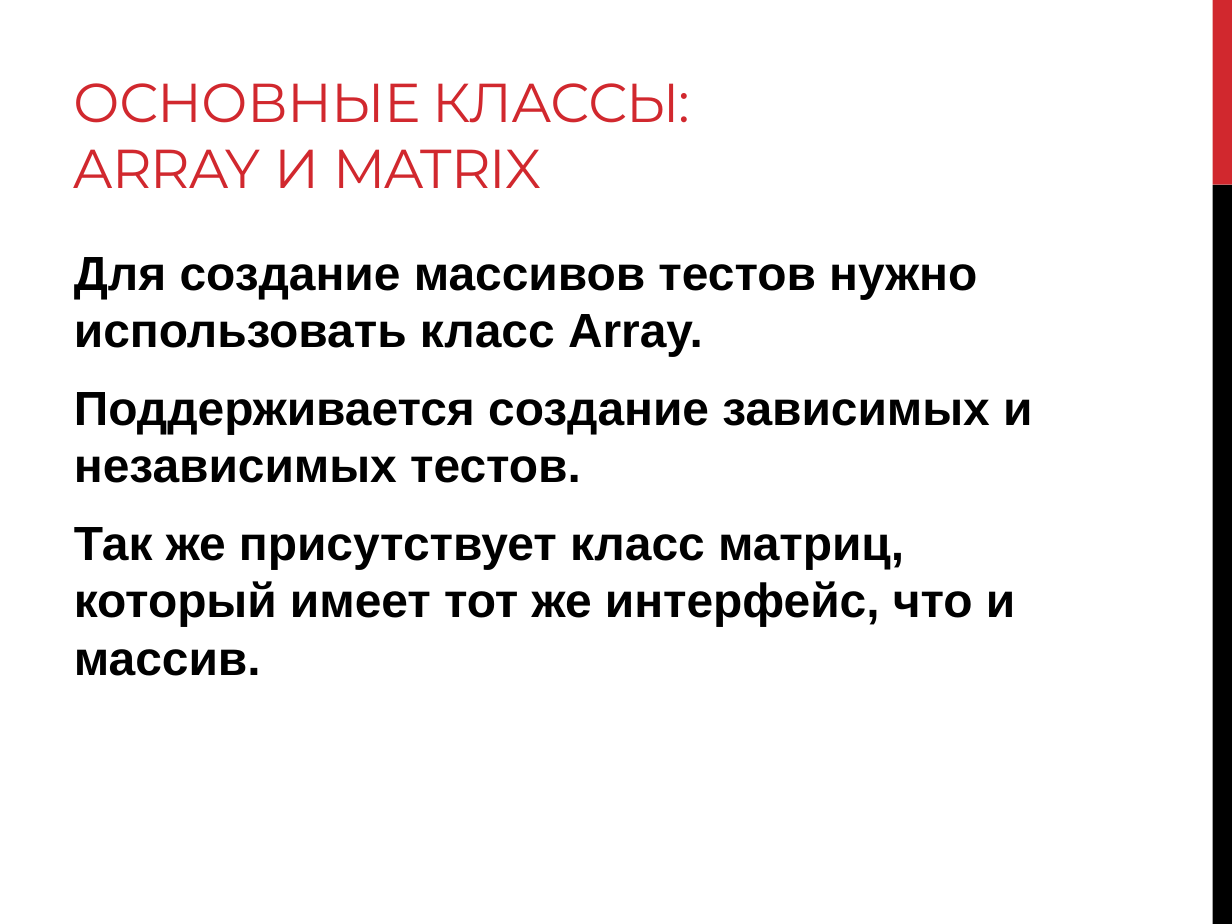
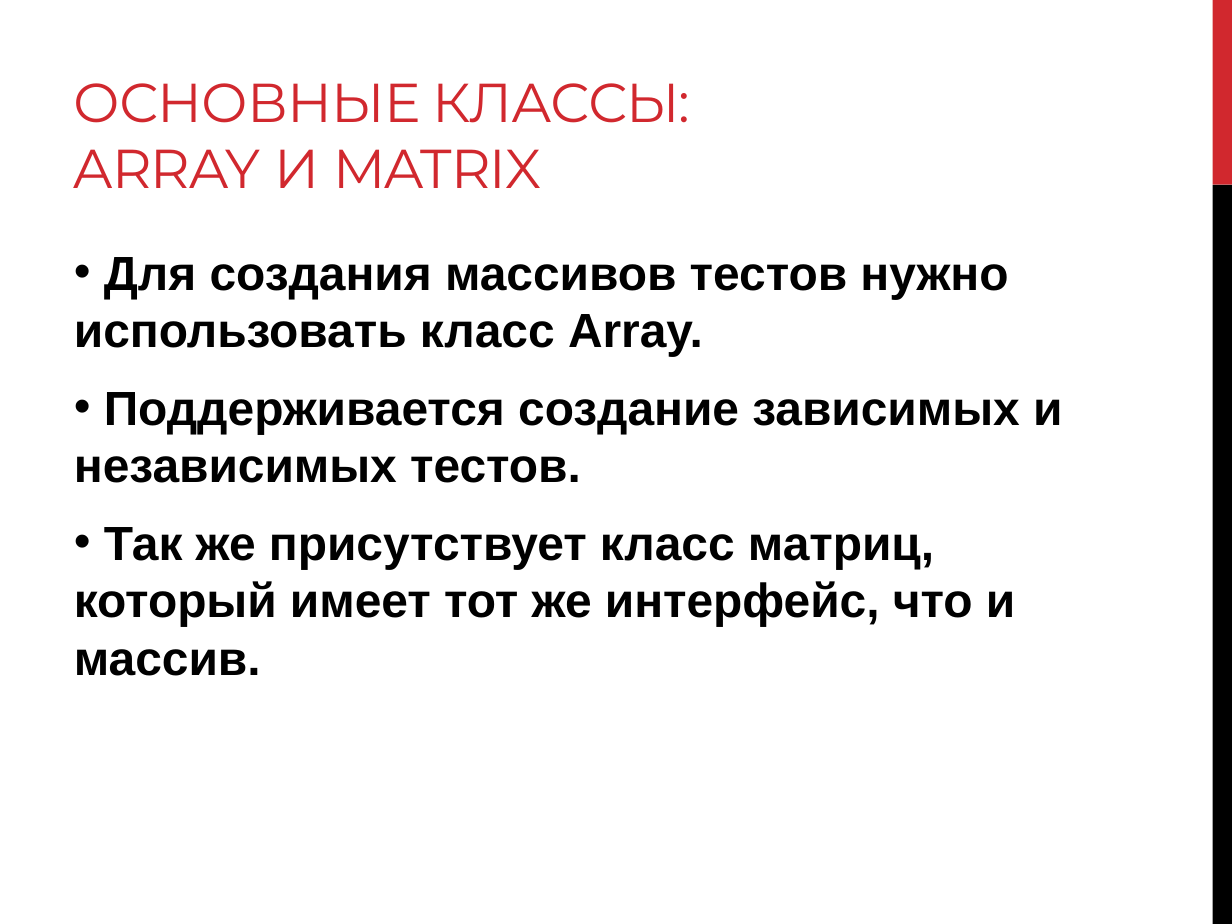
Before and after one commit to levonoganesyan/TestMaker, a slide deck: slide 12 of diploma_work_materials/Diploma_slides.pptx. Drawn at 1232x924 pixels with LibreOffice and Linux fonts; fonts in the diff are those of the drawing. Boxes give left, top, right and bottom in pixels: in the first picture for what was removed or moved away, otherwise in the second. Text is boxed around its words. In the diff, an @@ line names an element or a change of style, - is before the commit and + after.

```diff
--- a/diploma_work_materials/Diploma_slides.pptx
+++ b/diploma_work_materials/Diploma_slides.pptx
@@ text at [74,257,1008,356]: text changed @@
-Для создание массивов тестов нужно использовать класс Array.
+• Для создания массивов тестов нужно использовать класс Array.
@@ text at [74,392,1062,676]: bullet none to • @@
```
Also in this commit, not shown: 14 other slides changed.
